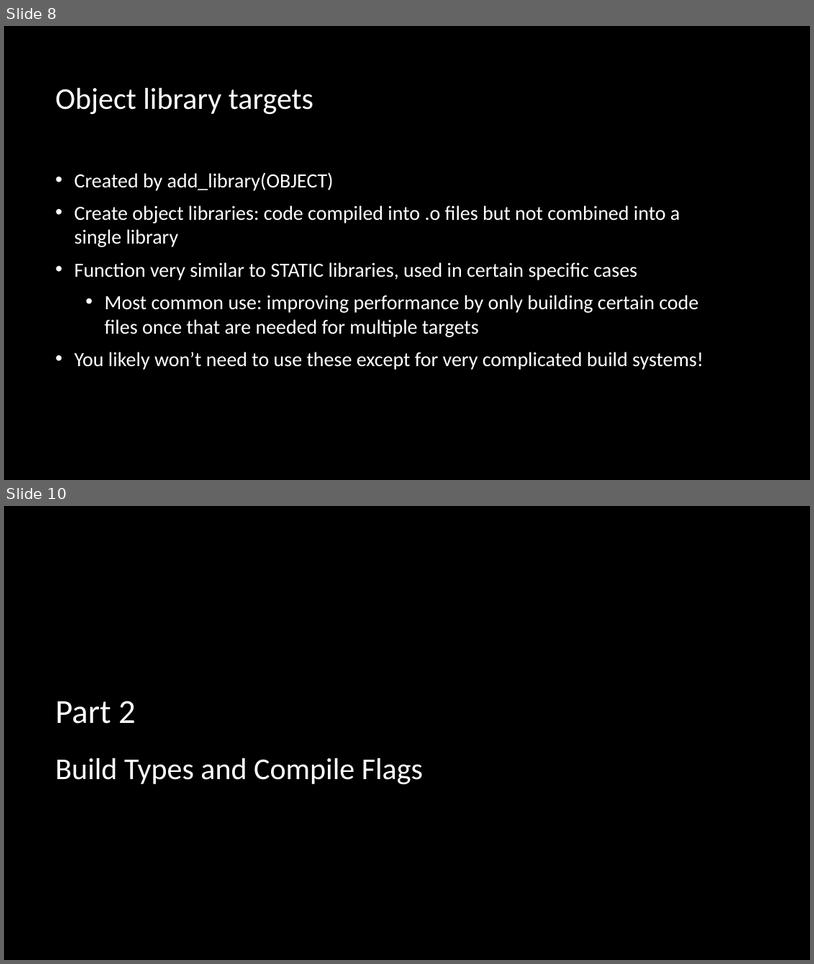
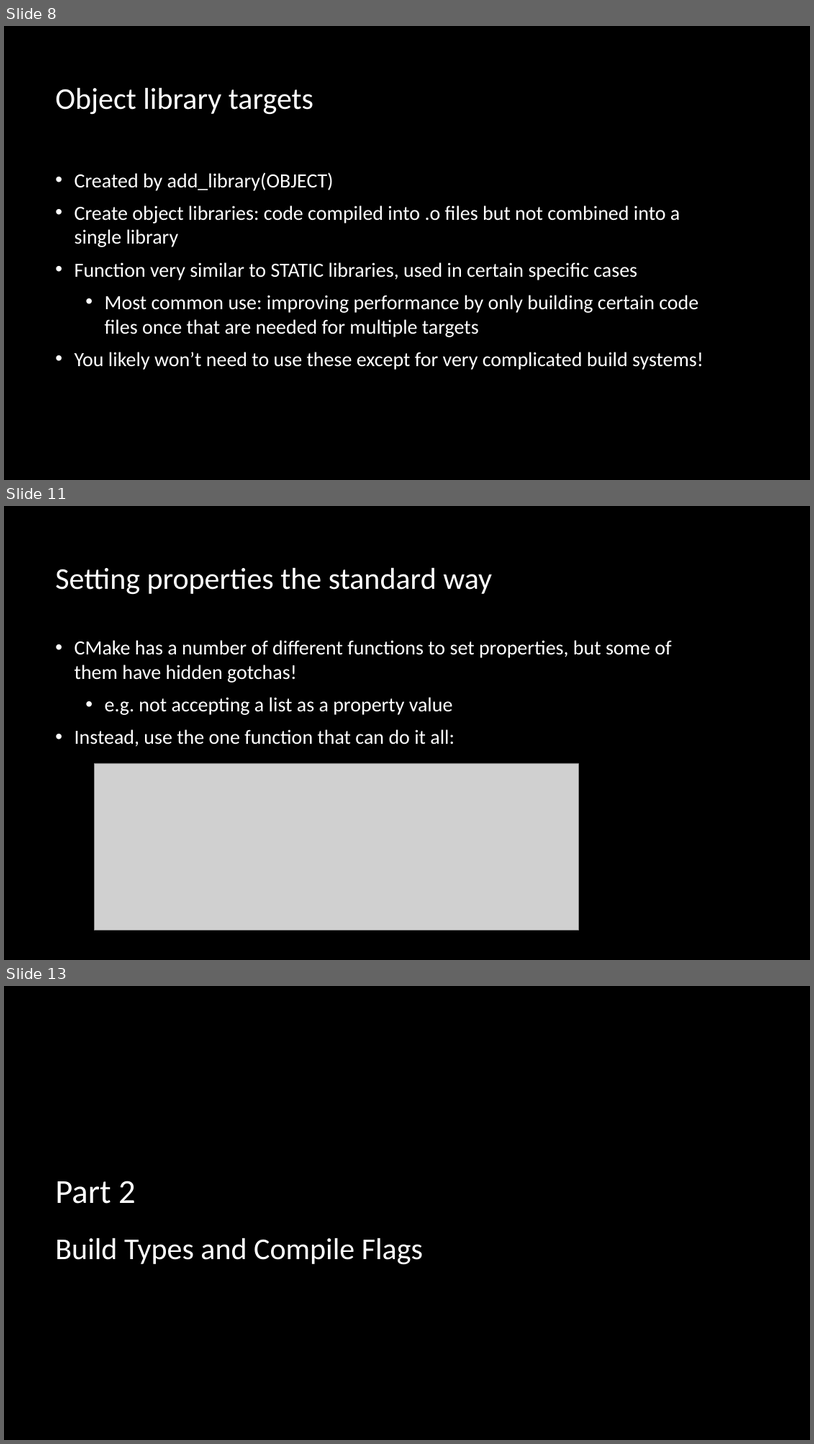
Before and after one commit to multiplemonomials/CMakeTraining, a slide deck: Session 2 - More Advanced CMake.pptx. Shown one above the other, each under a label of ours: slides 8 and 10 before the commit, slides 8, 11 and 13 after it; the slides between them are not shown. The pictures are 814x964 and 814x1444 pixels, drawn with LibreOffice and Linux fonts; fonts in the diff are those of the drawing; grey boxes stand for pictures; background and template pictures are left out. Boxes give left, top, right and bottom in pixels: in the first picture for what was removed or moved away, otherwise in the second. Text is boxed around its words. In the diff, an @@ line names an element or a change of style, - is before the commit and + after.

Commit message:
Add properties section

```diff
--- a/Session 2 - More Advanced CMake.pptx
+++ b/Session 2 - More Advanced CMake.pptx
@@ slide 11 added at (x1=4, y1=506, x2=810, y2=960), background picture (left out) @@
@@ title added at (x1=55, y1=568, x2=492, y2=595), 36 pt, text #FFFFFF @@
+Setting properties the standard way
@@ text added at (x1=75, y1=640, x2=671, y2=746), 24 pt, text #FFFFFF @@
+• CMake has a number of different functions to set properties, but some of them have hidden gotchas!
+  • e.g. not accepting a list as a property value
+• Instead, use the one function that can do it all:
@@ picture added at (x1=95, y1=763, x2=579, y2=930) @@
@@ what was slide 10 is now slide 13 @@
```
Also in this commit, not shown: 1 slide changed, 2 other slides added.
